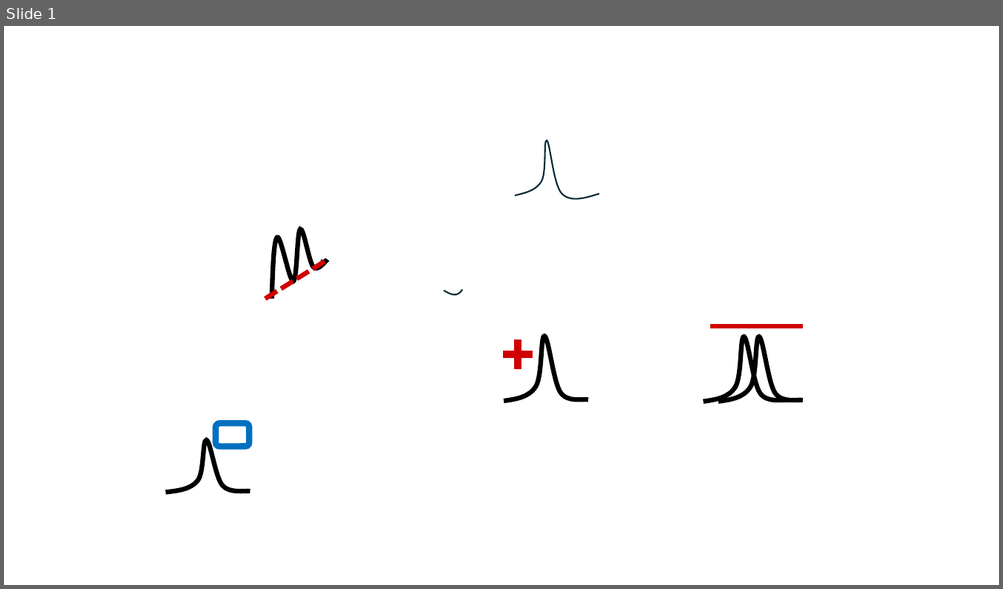
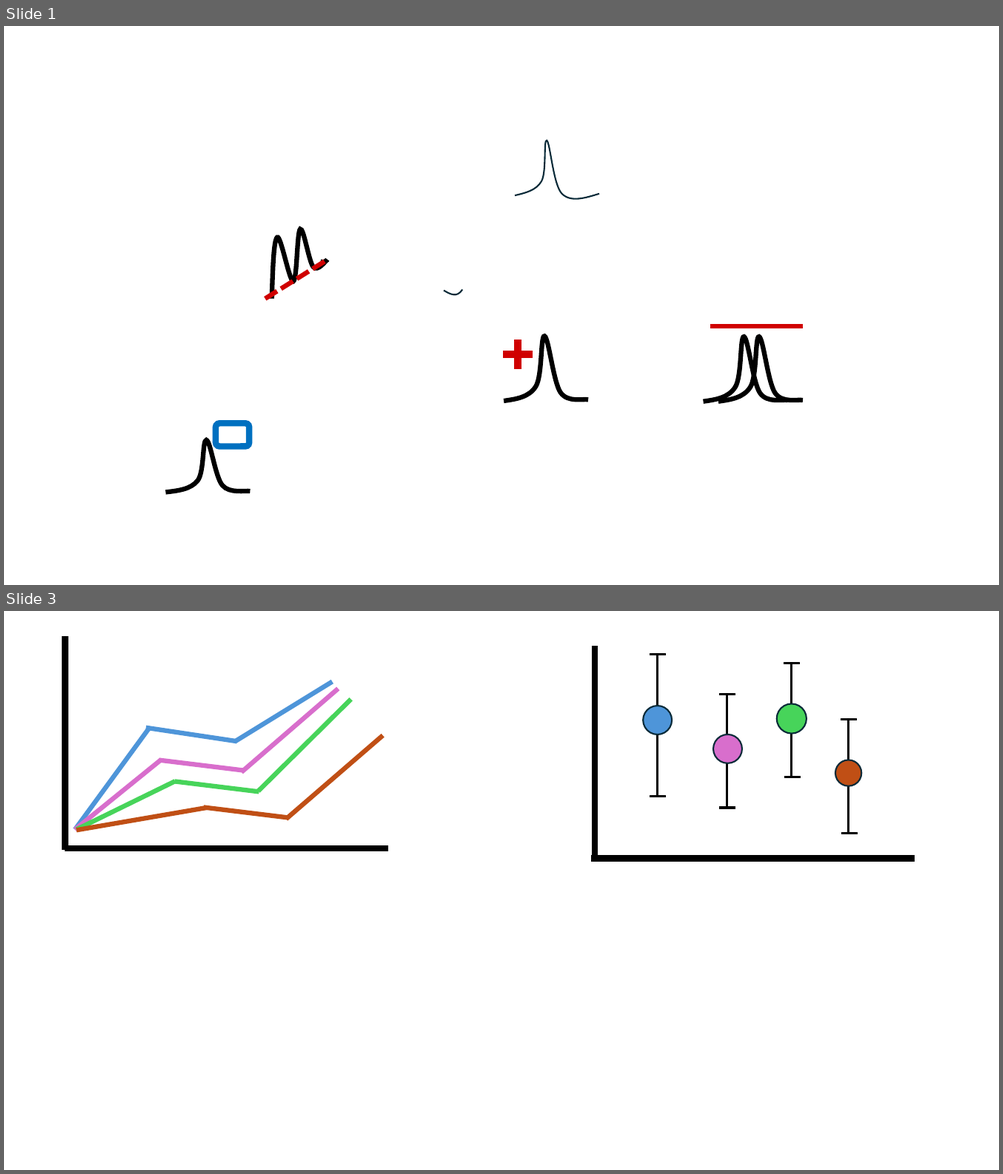
Before and after one commit to CEA-MetroCarac/SPECTROview, a slide deck: app/ui/iconpack/icon.pptx. Shown one above the other, each under a label of ours: slide 1 before the commit, slides 1 and 3 after it; the slides between them are not shown. The pictures are 1003x589 and 1003x1174 pixels, drawn with LibreOffice and Linux fonts; fonts in the diff are those of the drawing. Boxes give left, top, right and bottom in pixels: in the first picture for what was removed or moved away, otherwise in the second. Text is boxed around its words. In the diff, an @@ line names an element or a change of style, - is before the commit and + after.

```diff
--- a/app/ui/iconpack/icon.pptx
+++ b/app/ui/iconpack/icon.pptx
@@ slide 3 added at [4, 611, 999, 1170], background #FFFFFF @@
@@ line added from (65, 851) to (65, 635), #000000 6 pt @@
@@ line added from (235, 741) to (333, 682), #4E95D9 4.5 pt @@
@@ line added from (242, 772) to (338, 689), #D86ECC 4.5 pt @@
@@ line added from (259, 792) to (351, 699), #47D45A 4.5 pt @@
@@ line added from (75, 829) to (150, 727), #4E95D9 4.5 pt @@
@@ line added from (237, 741) to (146, 728), #4E95D9 4.5 pt @@
@@ line added from (286, 819) to (383, 735), #C04F15 4.5 pt @@
@@ line added from (75, 829) to (162, 760), #D86ECC 4.5 pt @@
@@ line added from (244, 771) to (159, 760), #D86ECC 4.5 pt @@
@@ group added at [591, 646, 914, 860]: 14 lines, 4 ellipses @@
@@ line added from (77, 829) to (175, 781), #47D45A 4.5 pt @@
@@ line added from (259, 792) to (175, 782), #47D45A 4.5 pt @@
@@ line added from (77, 830) to (206, 808), #C04F15 4.5 pt @@
@@ line added from (288, 817) to (204, 807), #C04F15 4.5 pt @@
@@ line added from (65, 849) to (388, 849), #000000 6 pt @@
```
Also in this commit, not shown: 2 other slides added, 11 other files.
